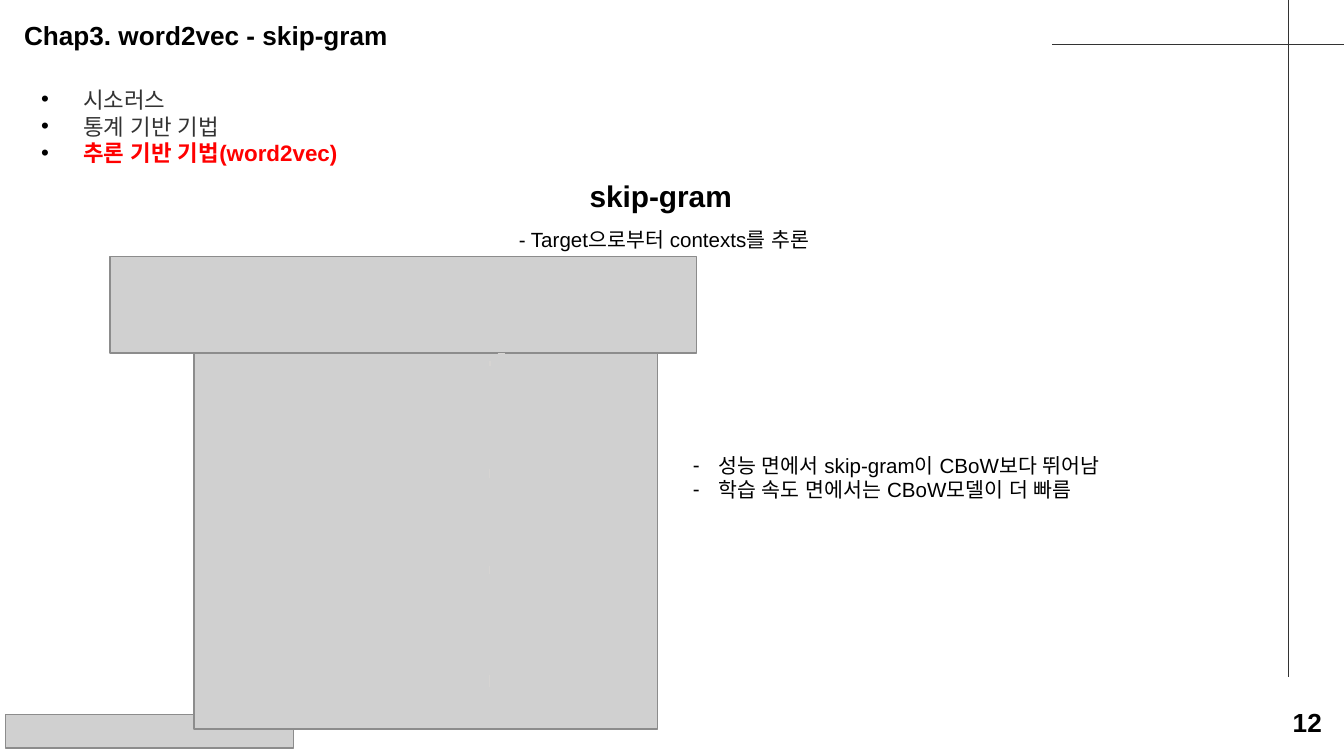
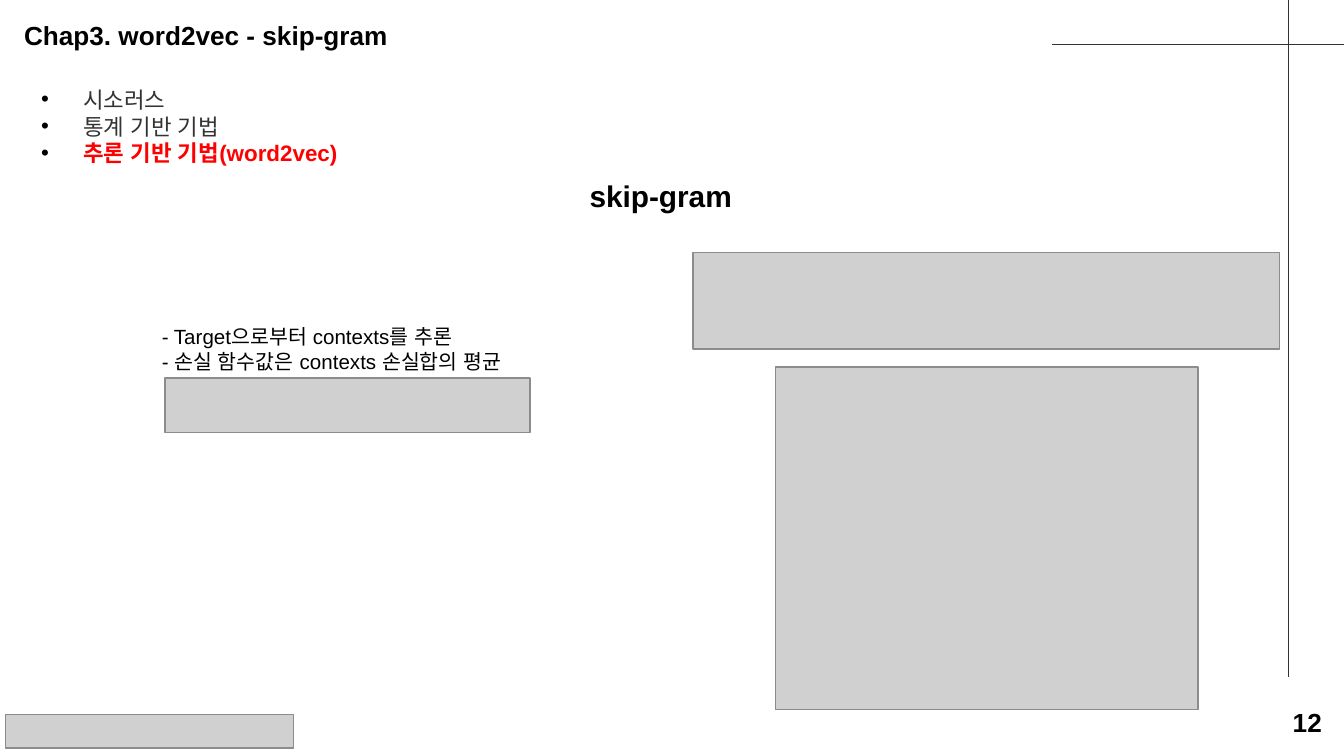
Before and after one commit to seungdeng/Deep-Learning-from-Scratch, a slide deck: slide 13 of study/발표자료/20250220_밑딥2_이승건_chap2345발표자료.pptx (slide 12 before the commit). Drawn at 1344x756 pixels with LibreOffice and Linux fonts; fonts in the diff are those of the drawing; grey boxes stand for pictures. Boxes give left, top, right and bottom in pixels: in the first picture for what was removed or moved away, otherwise in the second. Text is boxed around its words. In the diff, an @@ line names an element or a change of style, - is before the commit and + after.

```diff
--- a/study/발표자료/20250220_밑딥2_이승건_chap2345발표자료.pptx
+++ b/study/발표자료/20250220_밑딥2_이승건_chap2345발표자료.pptx
@@ picture: place and size @@
-picture at bbox=[110, 257, 696, 353]
+picture at bbox=[694, 253, 1279, 349]
@@ text "- Target으로부터 contexts를 추론": place and size @@
-text "- Target으로부터 contexts를 추론" at bbox=[531, 230, 809, 252]
+text "- Target으로부터 contexts를 추론" at bbox=[174, 327, 502, 371]
@@ text at bbox=[174, 348, 502, 371]: paragraph added @@
+- 손실 함수값은 contexts 손실합의 평균
@@ line removed from (497, 353) to (505, 353) @@
@@ picture added at bbox=[165, 378, 531, 431] @@
@@ line removed from (491, 360) to (491, 366) @@
@@ picture: place and size @@
-picture at bbox=[194, 353, 657, 730]
+picture at bbox=[775, 367, 1198, 710]
@@ line removed from (489, 469) to (489, 478) @@
@@ text removed at bbox=[718, 456, 1100, 499] @@
-– 성능 면에서 skip-gram이 CBoW보다 뛰어남
-– 학습 속도 면에서는 CBoW모델이 더 빠름
@@ line removed from (489, 566) to (489, 574) @@
@@ line removed from (489, 675) to (489, 687) @@
```
Also in this commit, not shown: 12 other slides changed, 5 slides added, 1 slide removed.
